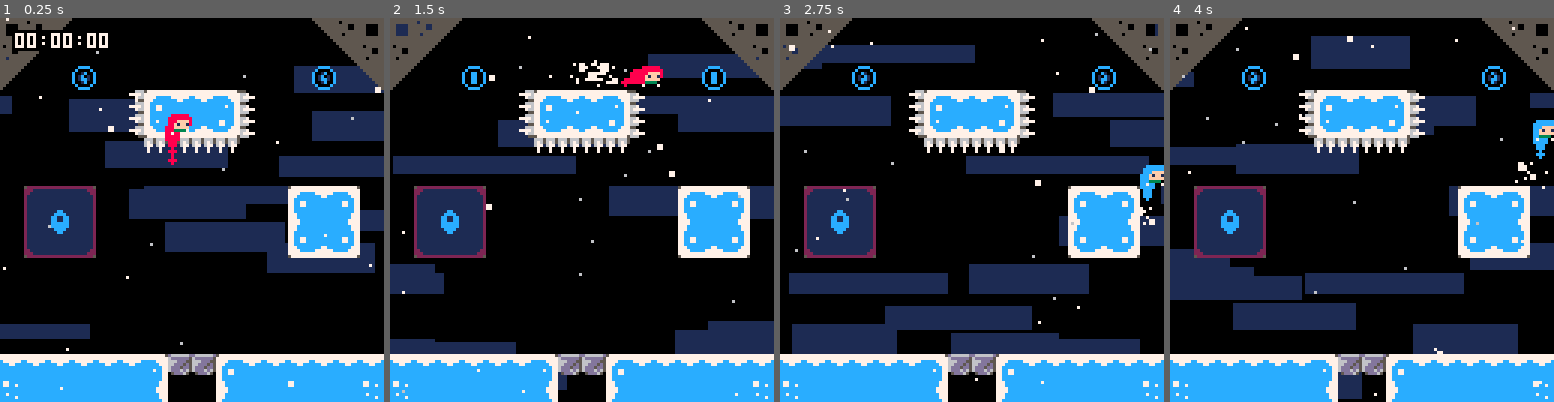
Above: before the commit, frames 1-4 (left to right).
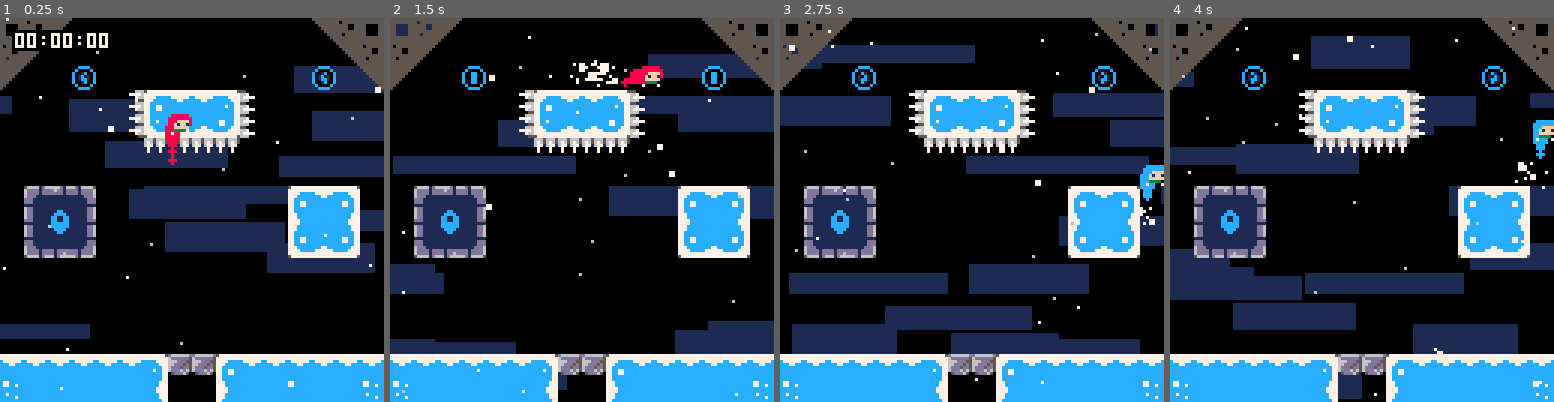
Above: after the commit, the same moments.

Repository: CelesteClassic/newleste.p8
Game: PICO-8 cartridge site.p8
Two runs of this game, one before a commit and one after it. Both use one fixed random seed, a clock stepped at 60 frames per second and the inputs below.
Inputs:
- Up to frame 1 (0.25 s): no input
- Up to frame 2 (1.5 s): tap X (X key) at 0.33, 1.07 s; tap O (Z key) at 0.7 s
- Up to frame 3 (2.75 s): hold Right 1.6-2.1 s; tap O (Z key) at 1.7, 2.1, 2.5 s; tap X (X key) at 1.85 s; hold Up 2.15-2.42 s; hold Right from 2.47 s (still down)
- Up to frame 4 (4 s): tap O (Z key) at 2.9, 3.3, 3.7 s; tap X (X key) at 2.97 s; release Right at 3.03 s; hold Left 3.08-3.58 s; hold Down 3.63-3.97 s

The runs differ from the first frame. In frame 1, 1.4% of the frame differs, in the area x 6-25%, y 43-63%; in frame 2, 1.4%; in frame 3, 1.4%; in frame 4, 1.4%.

Commit message:
switch block graphics

Diff:
--- a/site.p8
+++ b/site.p8
@@ -882,7 +882,7 @@
     end
     for i=x+8,r-8,8 do
       spr(72,i,y)
-      spr(72,i,d,1.0,1.0,false,true)
+      spr(72,i,d,1.0,1.0,true,true)
     end
     for i=y+8,d-8,8 do
       spr(87,x,i)
@@ -1518,22 +1518,22 @@
 777cc7777777ccccc777777ccccc77777777ccc7777777777ccc777777cccc77cc7ccccc55555500005555555505555555555555000000000000000000000000
 777cc777777777777777777777777777777777777777777777777777777cc777ccccc7cc55555550055555555555555555555555000000000000000000000000
 77cccc7757777777777777777777777557777777777777777777777557777775cccccccc55555555555555555555555555555555000000000000000000000000
-0000000000000000577777777777777788cccc8888cccc8888cccc88522222222222222200000000000000000000000000000000000000000000000000000000
-000000000000000077777777777777778c0000c88c0000c88c0000c8222111111111111100000000000000000000000000000000000000000000000000000000
-00000000000000007777ccccccccccccc00cc00cc00c100cc00cc00c221111111111111100000000000000000000000000000000000000000000000000000000
-0000000000000000777ccc7cccccccccc0c00c0cc010c10cc00cc00c211111111111111100000000000000000000000000000000000000000000000000000000
-000000000000000077ccccccccccccccc0cccc0cc01cc10cc00cc00c211111111111111100000000000000000000000000000000000000000000000000000000
-000000000000000077c7ccccccccccccc00cc00cc00c100cc00cc00c211111111111111100000000000000000000000000000000000000000000000000000000
-000000000000000077cccc7ccccccccc8c0000c88c0000c88c0000c8211111111111111100000000000000000000000000000000000000000000000000000000
-000000000000000077cccccccccccccc88cccc8888cccc8888cccc88211111111111111100000000000000000000000000000000000000000000000000000000
-0000000000000000000000000000000000000000000000000000000021111111111cc11100000000000000000000000000000000000000000000000000000000
-000000000000000000000000000000000000000000000000000000002111111111cccc1100000000000000000000000000000000000000000000000000000000
-00000000000000000000000000000000000000000000000000000000211111111cc11cc100000000000000000000000000000000000000000000000000000000
-00000000000000000000000000000000000000000000000000000000211111111cc11cc100000000000000000000000000000000000000000000000000000000
-00000000000000000000000000000000000000000000000000000000211111111cccccc100000000000000000000000000000000000000000000000000000000
-00000000000000000000000000000000000000000000000000000000211111111cccccc100000000000000000000000000000000000000000000000000000000
-000000000000000000000000000000000000000000000000000000002111111111cccc1100000000000000000000000000000000000000000000000000000000
-0000000000000000000000000000000000000000000000000000000021111111111cc11100000000000000000000000000000000000000000000000000000000
+0000000000000000577777777777777788cccc8888cccc8888cccc88566661d66666d16600000000000000000000000000000000000000000000000000000000
+000000000000000077777777777777778c0000c88c0000c88c0000c86dddd1dddd6dd1dd00000000000000000000000000000000000000000000000000000000
+00000000000000007777ccccccccccccc00cc00cc00c100cc00cc00c6dddd1ddddddd1dd00000000000000000000000000000000000000000000000000000000
+0000000000000000777ccc7cccccccccc0c00c0cc010c10cc00cc00c6ddd11111111111100000000000000000000000000000000000000000000000000000000
+000000000000000077ccccccccccccccc0cccc0cc01cc10cc00cc00cddd111111111111100000000000000000000000000000000000000000000000000000000
+000000000000000077c7ccccccccccccc00cc00cc00c100cc00cc00cddd111111111111100000000000000000000000000000000000000000000000000000000
+000000000000000077cccc7ccccccccc8c0000c88c0000c88c0000c8111111111111111100000000000000000000000000000000000000000000000000000000
+000000000000000077cccccccccccccc88cccc8888cccc8888cccc886dd111111111111100000000000000000000000000000000000000000000000000000000
+000000000000000000000000000000000000000000000000000000006dd11111111cc11100000000000000000000000000000000000000000000000000000000
+000000000000000000000000000000000000000000000000000000006dd1111111cccc1100000000000000000000000000000000000000000000000000000000
+000000000000000000000000000000000000000000000000000000006dd111111cc11cc100000000000000000000000000000000000000000000000000000000
+00000000000000000000000000000000000000000000000000000000ddd111111cc11cc100000000000000000000000000000000000000000000000000000000
+00000000000000000000000000000000000000000000000000000000111111111cccccc100000000000000000000000000000000000000000000000000000000
+000000000000000000000000000000000000000000000000000000006dd111111cccccc100000000000000000000000000000000000000000000000000000000
+000000000000000000000000000000000000000000000000000000006dd1111111cccc1100000000000000000000000000000000000000000000000000000000
+000000000000000000000000000000000000000000000000000000006dd11111111cc11100000000000000000000000000000000000000000000000000000000
 
 
 
